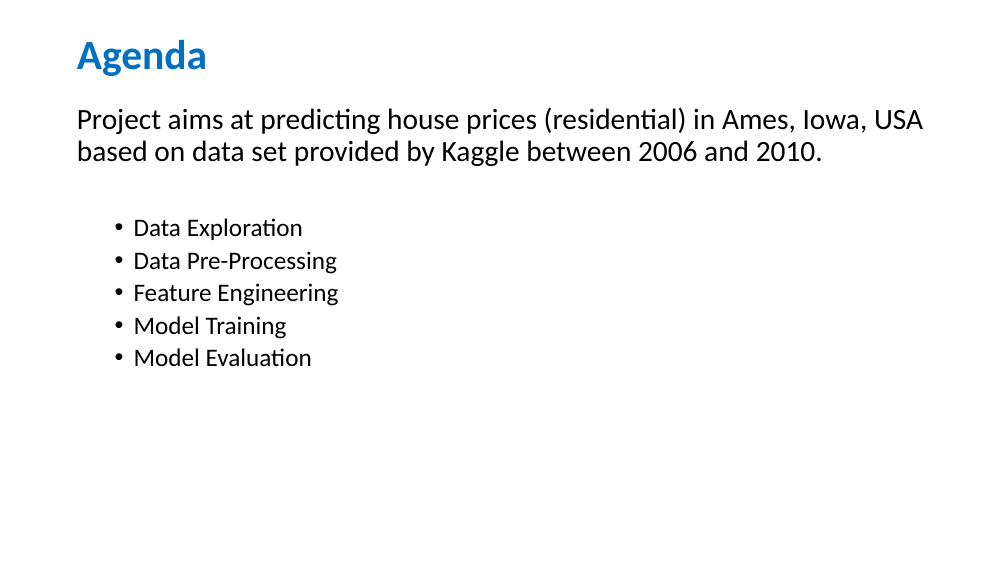
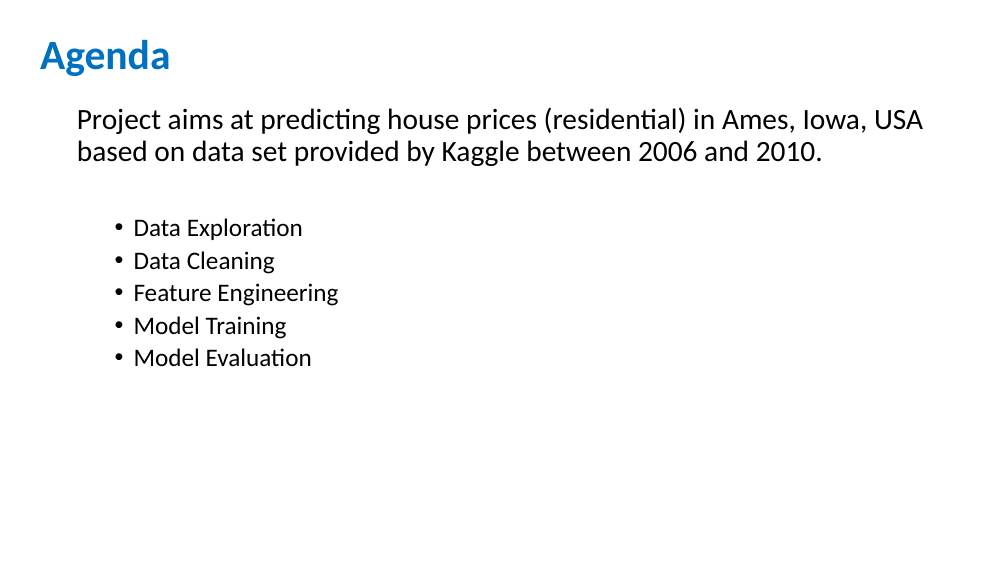
Before and after one commit to manasagodkhindi/AmesHousingPrediction, a slide deck: slide 2 of HousingPricesPresentations.pptx. Drawn at 1008x567 pixels with LibreOffice and Linux fonts; fonts in the diff are those of the drawing. Boxes give left, top, right and bottom in pixels: in the first picture for what was removed or moved away, otherwise in the second. Text is boxed around its words. In the diff, an @@ line names an element or a change of style, - is before the commit and + after.

```diff
--- a/HousingPricesPresentations.pptx
+++ b/HousingPricesPresentations.pptx
@@ title "Agenda": place and size @@
-title "Agenda" at (77,39,207,76)
+title "Agenda" at (40,39,170,76)
@@ text at (134,251,275,274): text changed @@
-  • Data Pre-Processing
+  • Data Cleaning
```
Also in this commit, not shown: 5 other slides changed, 12 slides added, 4 slides removed.
